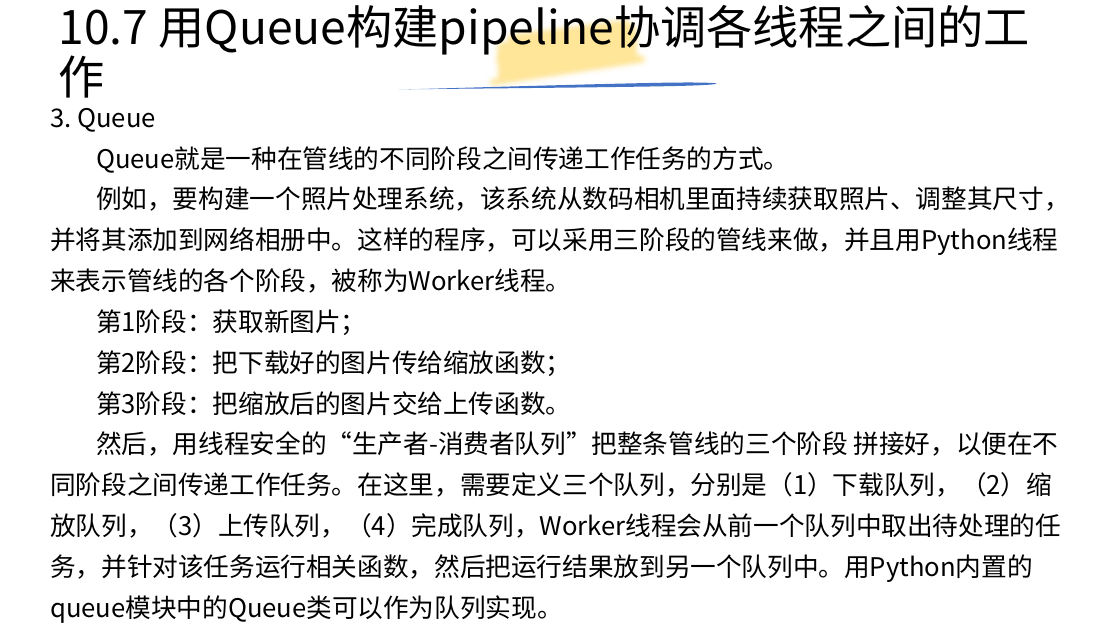
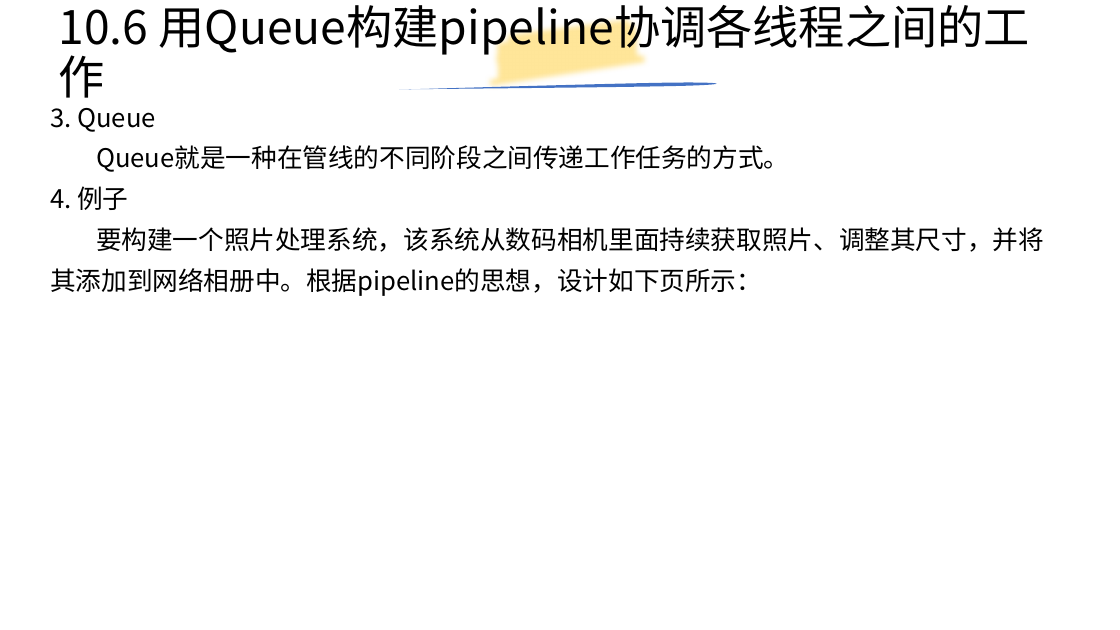
Before and after one commit to yiwenliu/CorePython, a slide deck: slide 99 of PPT/CorePython.pptx (slide 101 before the commit). Drawn at 1120x630 pixels with LibreOffice and Linux fonts; fonts in the diff are those of the drawing. Boxes give left, top, right and bottom in pixels: in the first picture for what was removed or moved away, otherwise in the second. Text is boxed around its words. In the diff, an @@ line names an element or a change of style, - is before the commit and + after.

```diff
--- a/PPT/CorePython.pptx
+++ b/PPT/CorePython.pptx
@@ title at [59, 5, 1030, 56]: text changed @@
-10.7 用Queue构建pipeline协调各线程之间的工作
+10.6 用Queue构建pipeline协调各线程之间的工作
@@ text at [50, 186, 1044, 296]: text changed @@
-例如，要构建一个照片处理系统，该系统从数码相机里面持续获取照片、调整其尺寸，并将其添加到网络相册中。这样的程序，可以采用三阶段的管线来做，并且用Python线程来表示管线的各个阶段，被称为Worker线程。
-第1阶段：获取新图片；
-第2阶段：把下载好的图片传给缩放函数；
-第3阶段：把缩放后的图片交给上传函数。
-然后，用线程安全的“生产者-消费者队列”把整条管线的三个阶段 拼接好，以便在不同阶段之间传递工作任务。在这里，需要定义三个队列，分别是（1）下载队列，（2）缩放队列，（3）上传队列，（4）完成队列，Worker线程会从前一个队列中取出待处理的任务，并针对该任务运行相关函数，然后把运行结果放到另一个队列中。用Python内置的queue模块中的Queue类可以作为队列实现。
+4. 例子
+要构建一个照片处理系统，该系统从数码相机里面持续获取照片、调整其尺寸，并将其添加到网络相册中。根据pipeline的思想，设计如下页所示：
```
Also in this commit, not shown: 23 other slides changed, 5 slides added, 5 slides removed, 12 other files.
